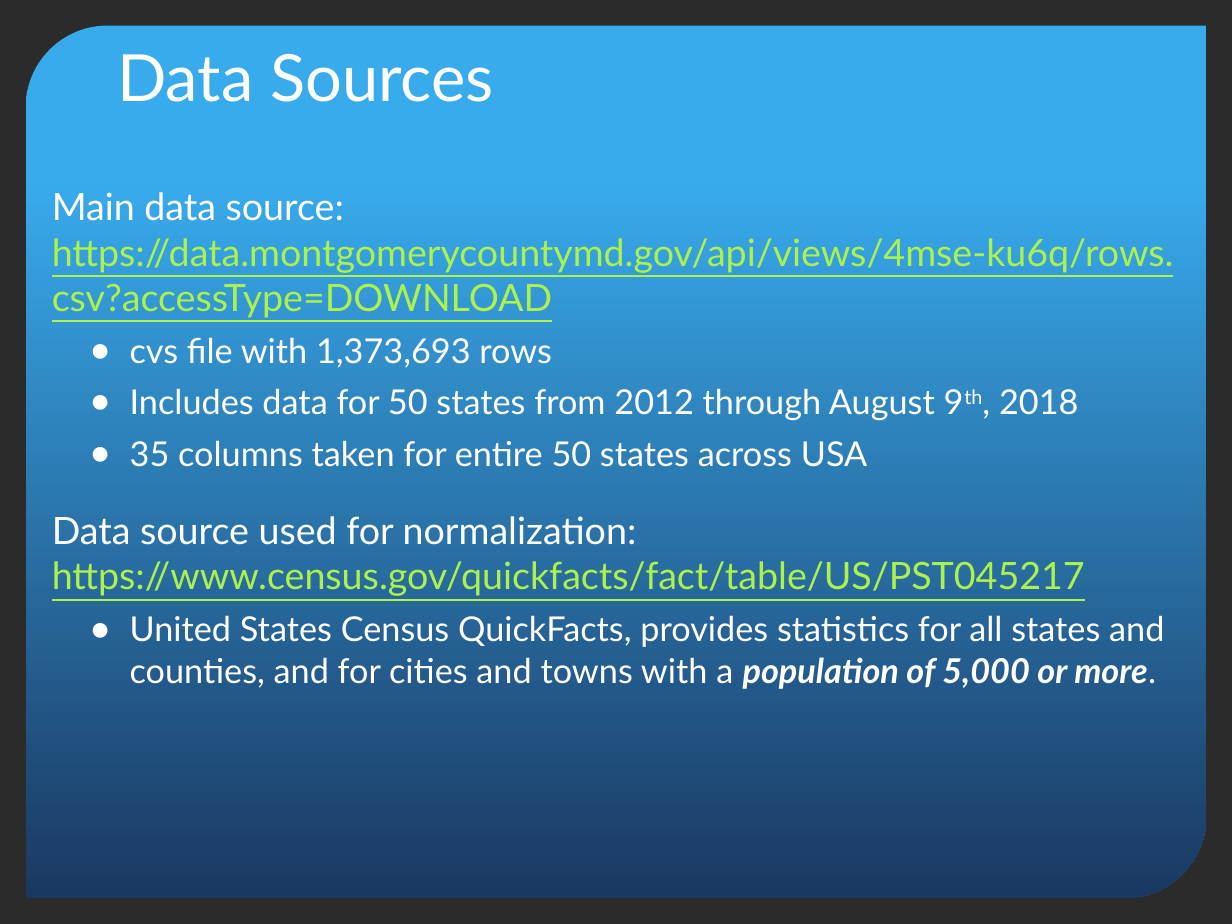
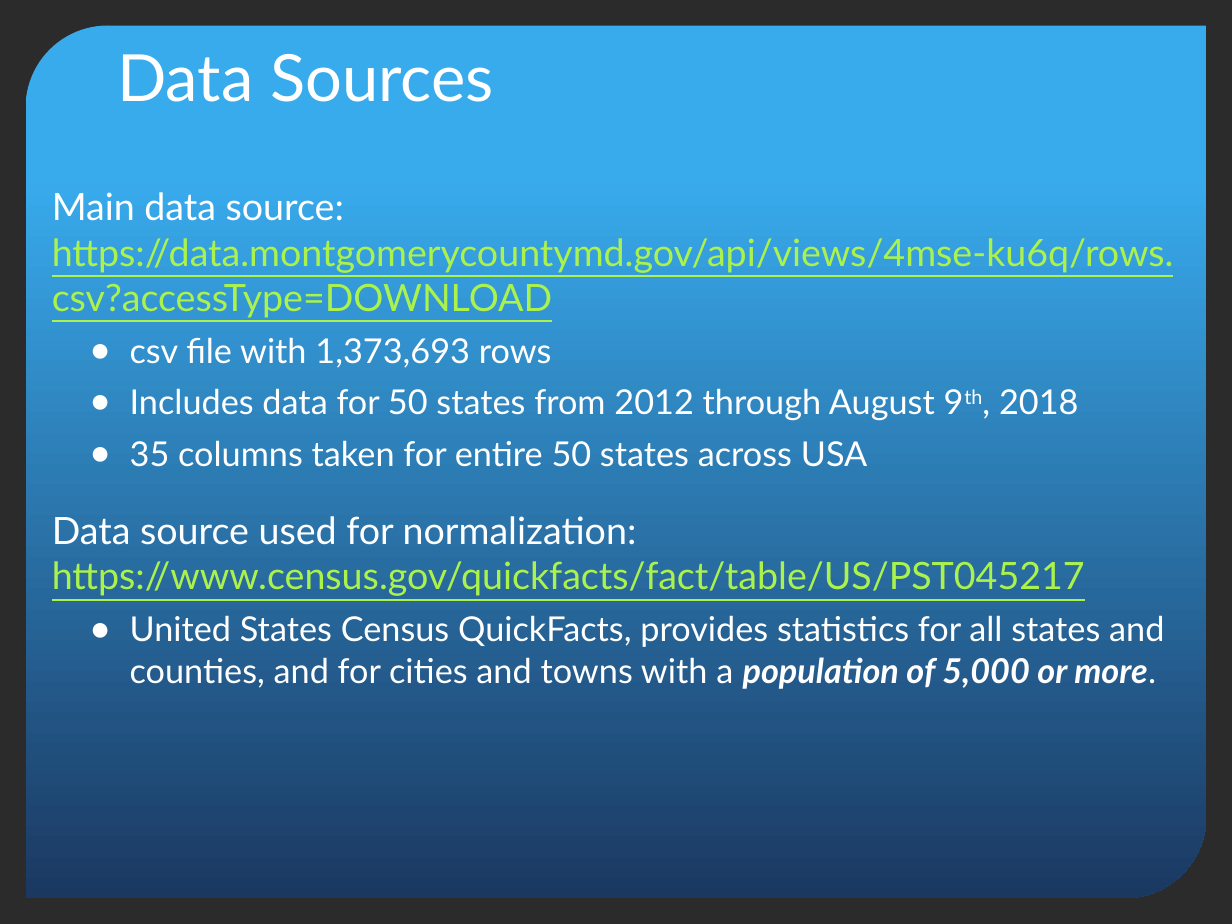
Before and after one commit to Lalitaeranki/Traffice-Violation-Analysis, a slide deck: slide 3 of Project 1 - Final Presentation.pptx. Drawn at 1232x924 pixels with LibreOffice and Linux fonts; fonts in the diff are those of the drawing; background and template pictures are left out; a plain dark background stands for a picture behind light text. Boxes give left, top, right and bottom in pixels: in the first picture for what was removed or moved away, otherwise in the second. Text is boxed around its words. In the diff, an @@ line names an element or a change of style, - is before the commit and + after.

```diff
--- a/Project 1 - Final Presentation.pptx
+++ b/Project 1 - Final Presentation.pptx
@@ text at bbox=[130, 337, 552, 368]: text changed @@
-  ● cvs file with 1,373,693 rows
+  ● csv file with 1,373,693 rows
```
Also in this commit, not shown: 1 other slide changed.
